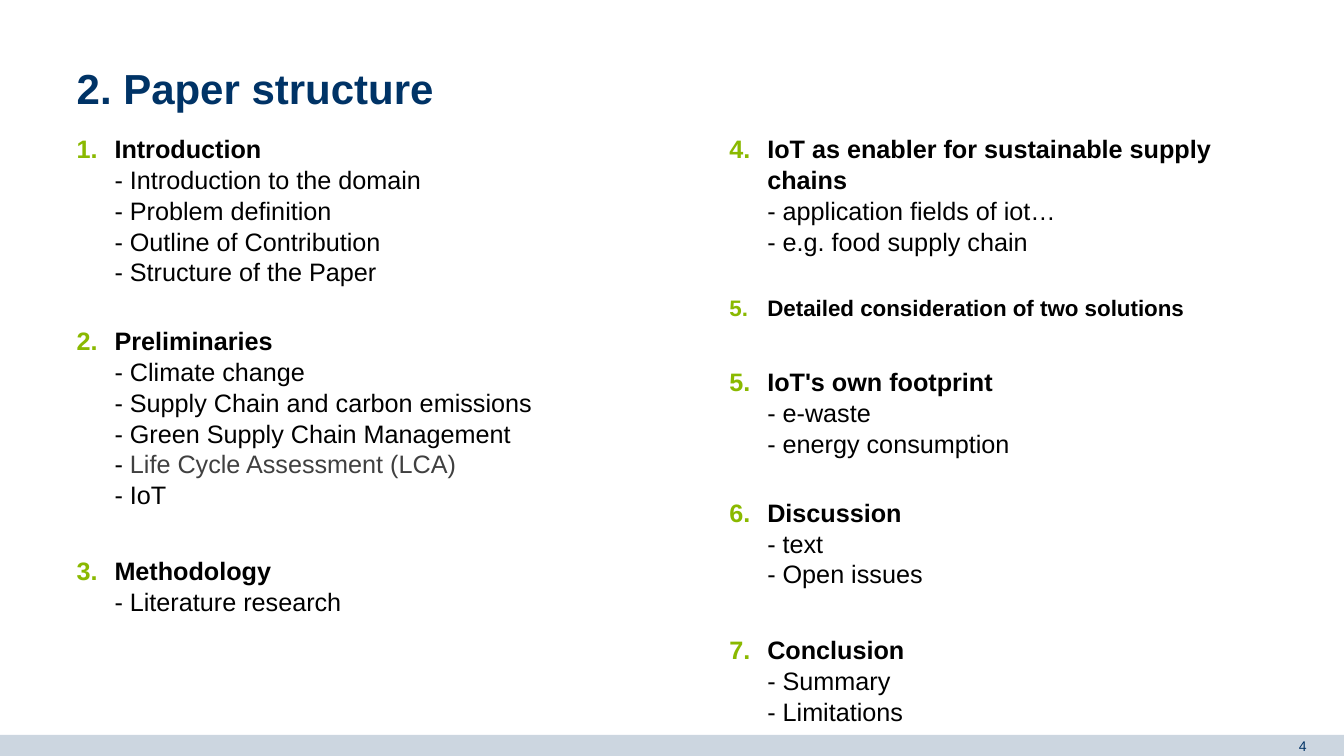
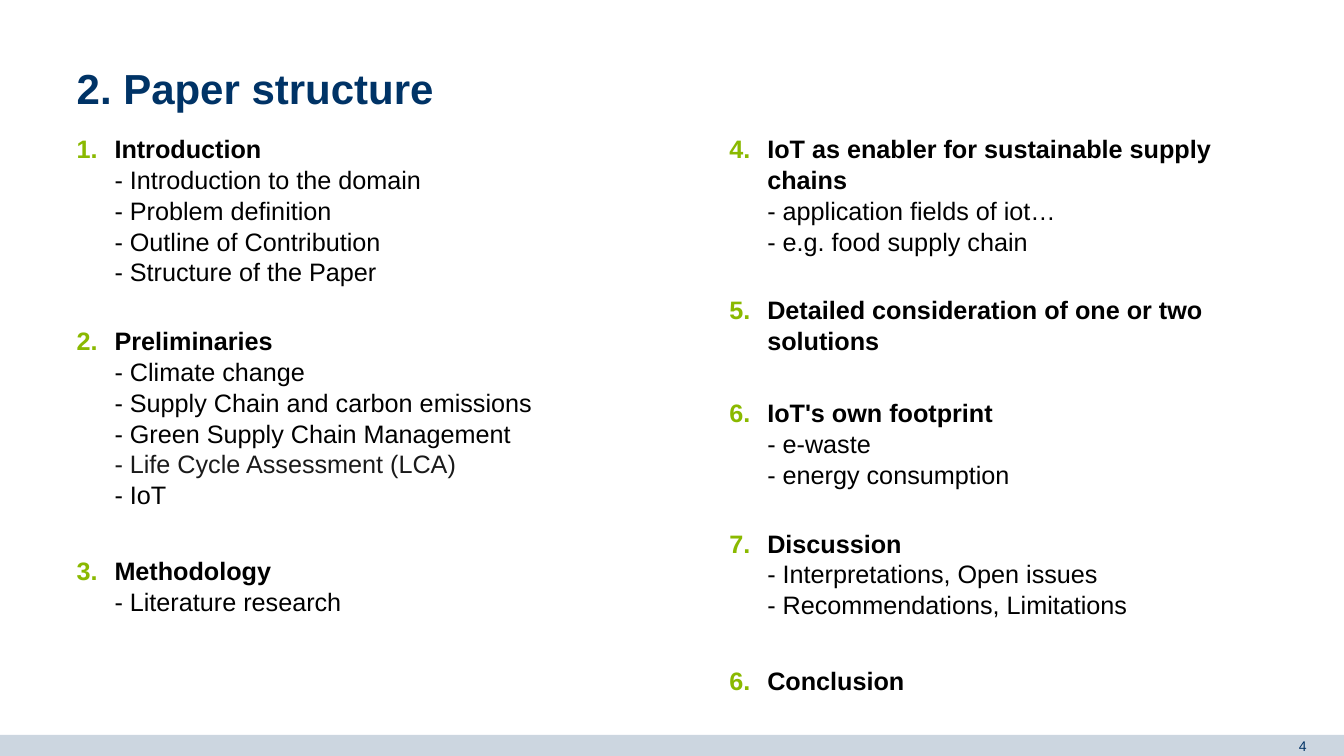
Before and after one commit to majuritz/internet-of-things-seminar, a slide deck: slide 4 of IoT midterm presentation.pptx. Drawn at 1344x756 pixels with LibreOffice and Linux fonts; fonts in the diff are those of the drawing; background and template pictures are left out. Boxes give left, top, right and bottom in pixels: in the first picture for what was removed or moved away, otherwise in the second. Text is boxed around its words. In the diff, an @@ line names an element or a change of style, - is before the commit and + after.

```diff
--- a/IoT midterm presentation.pptx
+++ b/IoT midterm presentation.pptx
@@ text at (767, 300, 1202, 351): text changed; size 16 to 18 pt @@
-5. Detailed consideration of two solutions
+5. Detailed consideration of one or two solutions
@@ text at (115, 331, 532, 505): text colour #000000 to #1A1A1A in "-"; text colour #404040 to #1A1A1A in "Life Cycle Assessment (LCA)" @@
@@ text at (767, 403, 1010, 490): list level 2 to 1 in "IoT's own footprint - e-waste ..." @@
@@ text at (767, 534, 1127, 618): text changed @@
-  6. Discussion
-     - text
-     - Open issues
-  7. Conclusion
-     - Summary
-     - Limitations
+7. Discussion
+   - Interpretations, Open issues
+   - Recommendations, Limitations
+  6. Conclusion
```
Also in this commit, not shown: 2 other slides changed, 6 other files.
